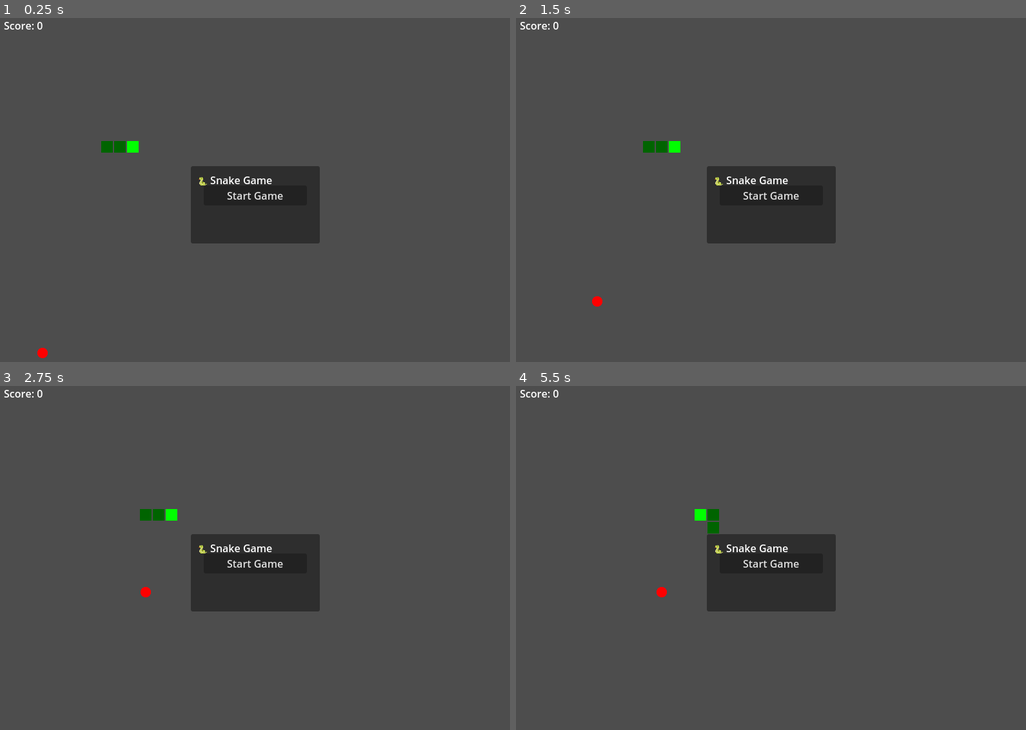
Above: before the commit, frames 1-4 (two rows, left to right).
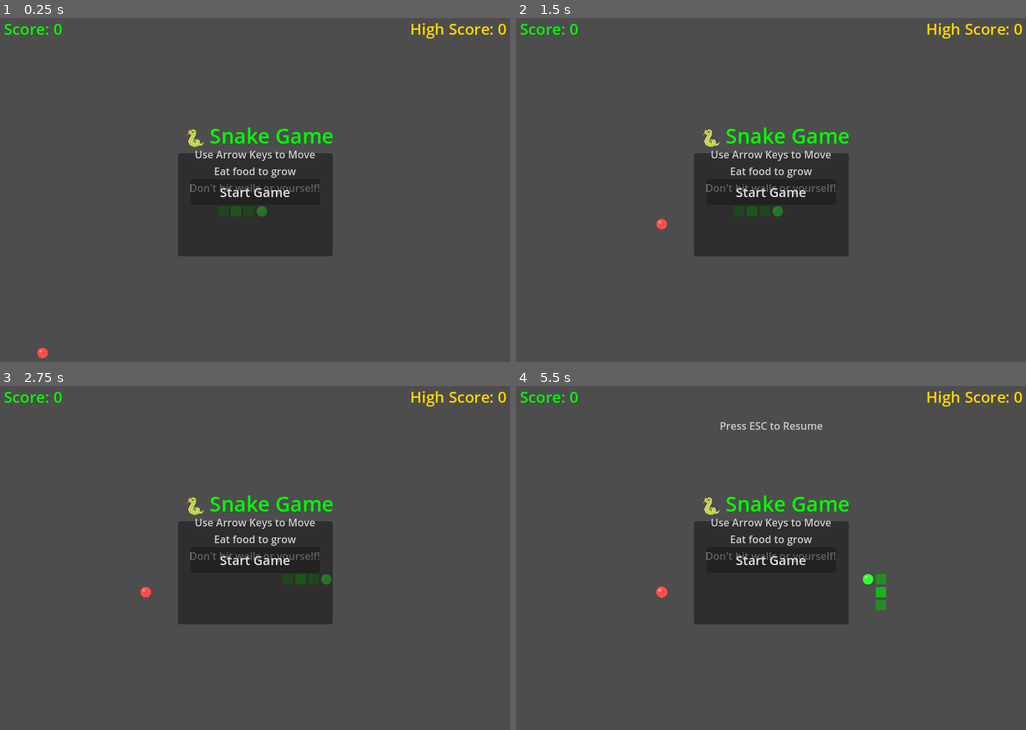
Above: after the commit, the same moments.

Repository: LuckyJunjie/snake-game
Game: Godot game, scene res://scenes/main.tscn
Same seed, same stepped clock (60 frames per second), same inputs: the game is played once before the commit and once after it.
Inputs:
- Up to frame 1 (0.25 s): no input
- Up to frame 2 (1.5 s): click "Start Game" at 0.5 s; click "Start Game" at 1.25 s
- Up to frame 3 (2.75 s): tap Enter (ui_accept) at 2, 2.27 s; hold Right (ui_right) from 2.03 s (still down)
- Up to frame 4 (5.5 s): release Right (ui_right) at 2.78 s; hold Down (ui_down) 2.78-3.53 s; tap Enter (ui_accept) at 3.02, 3.5, 4.52, 5, 5.27 s; hold Right (ui_right) 3.53-4.28 s; hold Up (ui_up) 4.28-5.03 s; hold Left (ui_left) from 5.03 s (still down)

The runs differ from the first frame. In frame 1, 5.6% of the frame differs, in the area x 0-100%, y 1-99%; in frame 2, 5.6%; in frame 3, 5.5%; in frame 4, 5.7%, in the area x 0-100%, y 1-70%.
Error after the commit: Parse Error: Identifier "Directory" not declared in the current scope. Did you mean to use "DirAccess"? (res://scripts/screenshot_capture.gd:85)

Commit message:
Update: main scene and script

Diff:
--- a/scenes/main.tscn
+++ b/scenes/main.tscn
@@ -1,48 +1,41 @@
-[gd_scene load_steps=2 format=3 uid="uid://snake-game-main"]
+[gd_scene load_steps=3 format=3 uid="uid://snake-game-main"]
 
 [ext_resource type="Script" path="res://scripts/main.gd" id="1_main"]
+[ext_resource type="Script" path="res://scripts/screenshot_capture.gd" id="2_screenshot"]
 
 [node name="Main" type="Node2D"]
 script = ExtResource("1_main")
+
+[node name="Background" type="ColorRect" parent="."]
+color = Color(0.1, 0.1, 0.15, 1)
+
+[node name="GridLayer" type="Node2D" parent="."]
 
 [node name="CanvasLayer" type="CanvasLayer" parent="."]
 
 [node name="ScoreLabel" type="Label" parent="CanvasLayer"]
 offset_left = 10.0
 offset_top = 10.0
-offset_right = 150.0
-offset_bottom = 40.0
+offset_right = 200.0
+offset_bottom = 50.0
+theme_override_colors/font_color = Color(0, 1, 0, 1)
+theme_override_font_sizes/font_size = 24
 text = "Score: 0"
 
+[node name="HighScoreLabel" type="Label" parent="CanvasLayer"]
+anchors_preset = 1
+anchor_left = 1.0
+anchor_right = 1.0
+offset_left = -200.0
+offset_top = 10.0
+offset_right = -10.0
+offset_bottom = 50.0
+theme_override_colors/font_color = Color(1, 0.84, 0, 1)
+theme_override_font_sizes/font_size = 24
+text = "High Score: 0"
+horizontal_alignment = 2
+
 [node name="StartPanel" type="Panel" parent="CanvasLayer"]
-anchors_preset = 8
-anchor_left = 0.5
-anchor_top = 0.5
-anchor_right = 0.5
-anchor_bottom = 0.5
-offset_left = -100.0
-offset_top = -60.0
-offset_right = 100.0
-offset_bottom = 60.0
-
-[node name="TitleLabel" type="Label" parent="CanvasLayer/StartPanel"]
-layout_mode = 0
-offset_left = 10.0
-offset_top = 10.0
-offset_right = 190.0
-offset_bottom = 36.0
-text = "🐍 Snake Game"
-
-[node name="StartButton" type="Button" parent="CanvasLayer/StartPanel"]
-layout_mode = 0
-offset_left = 20.0
-offset_top = 30.0
-offset_right = 180.0
-offset_bottom = 60.0
-text = "Start Game"
-
-[node name="GameOverPanel" type="Panel" parent="CanvasLayer"]
-visible = false
 anchors_preset = 8
 anchor_left = 0.5
 anchor_top = 0.5
@@ -53,26 +46,90 @@
 offset_right = 120.0
 offset_bottom = 80.0
 
+[node name="TitleLabel" type="Label" parent="CanvasLayer/StartPanel"]
+layout_mode = 0
+offset_left = 10.0
+offset_top = -50.0
+offset_right = 230.0
+offset_bottom = -24.0
+theme_override_colors/font_color = Color(0, 1, 0, 1)
+theme_override_font_sizes/font_size = 32
+text = "🐍 Snake Game"
+horizontal_alignment = 1
+
+[node name="InstructionsLabel" type="Label" parent="CanvasLayer/StartPanel"]
+layout_mode = 0
+offset_left = 10.0
+offset_top = -10.0
+offset_right = 230.0
+offset_bottom = 26.0
+theme_override_colors/font_color = Color(0.8, 0.8, 0.8, 1)
+text = "Use Arrow Keys to Move
+Eat food to grow
+Don't hit walls or yourself!"
+horizontal_alignment = 1
+
+[node name="StartButton" type="Button" parent="CanvasLayer/StartPanel"]
+layout_mode = 0
+offset_left = 20.0
+offset_top = 40.0
+offset_right = 220.0
+offset_bottom = 80.0
+theme_override_font_sizes/font_size = 20
+text = "Start Game"
+
+[node name="GameOverPanel" type="Panel" parent="CanvasLayer"]
+visible = false
+anchors_preset = 8
+anchor_left = 0.5
+anchor_top = 0.5
+anchor_right = 0.5
+anchor_bottom = 0.5
+offset_left = -140.0
+offset_top = -100.0
+offset_right = 140.0
+offset_bottom = 100.0
+
 [node name="GameOverLabel" type="Label" parent="CanvasLayer/GameOverPanel"]
 layout_mode = 0
 offset_left = 10.0
-offset_top = 10.0
-offset_right = 230.0
-offset_bottom = 36.0
+offset_top = -70.0
+offset_right = 270.0
+offset_bottom = -44.0
+theme_override_colors/font_color = Color(1, 0.2, 0.2, 1)
+theme_override_font_sizes/font_size = 36
 text = "Game Over!"
+horizontal_alignment = 1
 
 [node name="FinalScoreLabel" type="Label" parent="CanvasLayer/GameOverPanel"]
 layout_mode = 0
 offset_left = 10.0
-offset_top = 40.0
-offset_right = 230.0
-offset_bottom = 66.0
+offset_top = -20.0
+offset_right = 270.0
+offset_bottom = 6.0
+theme_override_colors/font_color = Color(1, 1, 1, 1)
+theme_override_font_sizes/font_size = 24
 text = "Final Score: 0"
+horizontal_alignment = 1
 
 [node name="RestartButton" type="Button" parent="CanvasLayer/GameOverPanel"]
 layout_mode = 0
 offset_left = 20.0
-offset_top = 70.0
-offset_right = 220.0
-offset_bottom = 100.0
+offset_top = 30.0
+offset_right = 260.0
+offset_bottom = 70.0
+theme_override_font_sizes/font_size = 20
 text = "Play Again"
+
+[node name="PauseHint" type="Label" parent="CanvasLayer"]
+visible = false
+anchors_preset = 5
+anchor_left = 0.5
+anchor_right = 0.5
+offset_left = -100.0
+offset_top = 60.0
+offset_right = 100.0
+offset_bottom = 90.0
+theme_override_colors/font_color = Color(1, 1, 1, 0.7)
+text = "Press ESC to Resume"
+horizontal_alignment = 1
--- a/scripts/main.gd
+++ b/scripts/main.gd
@@ -1,12 +1,14 @@
 extends Node2D
 
 ## Snake Game Main Script
-## Core game logic for Snake Game
+## Core game logic for Snake Game with complete gameplay
 
 # Game constants
 const GRID_SIZE := 20
 const CELL_SIZE := 20
-const INITIAL_SPEED := 0.3
+const INITIAL_SPEED := 0.2
+const MIN_SPEED := 0.08
+const SPEED_INCREMENT := 0.01
 
 # Game state
 var snake: Array[Vector2] = []
@@ -14,17 +16,27 @@
 var next_direction: Vector2 = Vector2.RIGHT
 var food_position: Vector2 = Vector2.ZERO
 var score: int = 0
+var high_score: int = 0
 var game_speed: float = INITIAL_SPEED
 var game_running: bool = false
 var game_paused: bool = false
+var game_over: bool = false
 
 # UI References
 @onready var score_label: Label = $CanvasLayer/ScoreLabel
+@onready var high_score_label: Label = $CanvasLayer/HighScoreLabel
 @onready var game_over_panel: Control = $CanvasLayer/GameOverPanel
+@onready var start_panel: Control = $CanvasLayer/StartPanel
 @onready var start_button: Button = $CanvasLayer/StartPanel/StartButton
+@onready var restart_button: Button = $CanvasLayer/GameOverPanel/RestartButton
+@onready var pause_hint: Label = $CanvasLayer/PauseHint
+@onready var grid_layer: Node2D = $GridLayer
 
 # Timer for snake movement
 var move_timer: Timer = Timer.new()
+
+# Food animation
+var food_pulse_time: float = 0.0
 
 func _ready() -> void:
 	# Setup timer
@@ -35,30 +47,60 @@
 	# Connect UI signals
 	if start_button:
 		start_button.pressed.connect(_on_start_button_pressed)
+	if restart_button:
+		restart_button.pressed.connect(_on_restart_button_pressed)
+
+	# Load high score
+	_load_high_score()
+
+	# Draw initial grid
+	_draw_grid()
 
 	# Initialize game
 	_initialize_game()
 
 func _initialize_game() -> void:
-	snake = [Vector2(10, 10), Vector2(9, 10), Vector2(8, 10)]
+	# Reset snake to center
+	var center_x = int(get_viewport_rect().size.x / CELL_SIZE / 2)
+	var center_y = int(get_viewport_rect().size.y / CELL_SIZE / 2)
+	snake = [
+		Vector2(center_x, center_y),
+		Vector2(center_x - 1, center_y),
+		Vector2(center_x - 2, center_y),
+		Vector2(center_x - 3, center_y)
+	]
+
 	direction = Vector2.RIGHT
 	next_direction = Vector2.RIGHT
 	score = 0
 	game_speed = INITIAL_SPEED
 	game_running = false
 	game_paused = false
+	game_over = false
 
 	_spawn_food()
 	_update_score_display()
+	_update_high_score_display()
 	_hide_game_over()
 	_show_start_panel()
 
+	# Redraw
+	queue_redraw()
+
 func _process(delta: float) -> void:
+	food_pulse_time += delta * 5.0
+
 	if not game_running:
 		return
 
 	# Handle input
 	_handle_input()
+
+	# Update pause hint
+	if game_paused:
+		pause_hint.visible = true
+	else:
+		pause_hint.visible = false
 
 func _handle_input() -> void:
 	if Input.is_action_just_pressed("ui_up") and direction != Vector2.DOWN:
@@ -71,9 +113,12 @@
 		next_direction = Vector2.RIGHT
 	elif Input.is_action_just_pressed("ui_accept"):
 		_toggle_pause()
+	elif Input.is_action_just_pressed("ui_cancel"):
+		if game_running:
+			_toggle_pause()
 
 func _on_move_timer_timeout() -> void:
-	if not game_running or game_paused:
+	if not game_running or game_paused or game_over:
 		return
 
 	# Apply next direction
@@ -110,8 +155,8 @@
 	queue_redraw()
 
 func _is_wall_collision(pos: Vector2) -> bool:
-	var grid_width: int = get_viewport_rect().size.x / CELL_SIZE
-	var grid_height: int = get_viewport_rect().size.y / CELL_SIZE
+	var grid_width: int = int(get_viewport_rect().size.x / CELL_SIZE)
+	var grid_height: int = int(get_viewport_rect().size.y / CELL_SIZE)
 	return pos.x < 0 or pos.x >= grid_width or pos.y < 0 or pos.y >= grid_height
 
 func _is_self_collision(pos: Vector2) -> bool:
@@ -121,50 +166,85 @@
 	return false
 
 func _spawn_food() -> void:
-	var grid_width: int = get_viewport_rect().size.x / CELL_SIZE
-	var grid_height: int = get_viewport_rect().size.y / CELL_SIZE
+	var grid_width: int = int(get_viewport_rect().size.x / CELL_SIZE)
+	var grid_height: int = int(get_viewport_rect().size.y / CELL_SIZE)
 
 	var valid_position: bool = false
-	while not valid_position:
+	var attempts: int = 0
+	var max_attempts: int = 100
+
+	while not valid_position and attempts < max_attempts:
 		food_position = Vector2(
 			randi() % grid_width,
 			randi() % grid_height
 		)
 		valid_position = not food_position in snake
+		attempts += 1
+
+	# If we couldn't find a valid position after max attempts,
+	# try a different approach - find an empty spot
+	if not valid_position:
+		for x in range(grid_width):
+			for y in range(grid_height):
+				var test_pos = Vector2(x, y)
+				if not test_pos in snake:
+					food_position = test_pos
+					valid_position = true
+					break
+			if valid_position:
+				break
 
 func _increase_speed() -> void:
-	# Increase speed every 50 points
-	if score % 50 == 0:
-		game_speed = max(0.1, game_speed - 0.02)
-		move_timer.wait_time = game_speed
+	# Increase speed gradually
+	game_speed = max(MIN_SPEED, game_speed - SPEED_INCREMENT)
+	move_timer.wait_time = game_speed
 
 func _update_score_display() -> void:
 	if score_label:
 		score_label.text = "Score: " + str(score)
 
+func _update_high_score_display() -> void:
+	if high_score_label:
+		high_score_label.text = "High Score: " + str(high_score)
+
 func _toggle_pause() -> void:
+	if not game_running or game_over:
+		return
+
 	game_paused = not game_paused
+	move_timer.paused = game_paused
 
 func _game_over() -> void:
+	game_over = true
 	game_running = false
 	move_timer.stop()
+
+	# Update high score
+	if score > high_score:
+		high_score = score
+		_save_high_score()
+		_update_high_score_display()
+
 	_show_game_over()
 
 func _show_game_over() -> void:
 	if game_over_panel:
 		game_over_panel.visible = true
 
+	# Update final score label
+	var final_score_label = game_over_panel.get_node_or_null("FinalScoreLabel")
+	if final_score_label:
+		final_score_label.text = "Final Score: " + str(score)
+
 func _hide_game_over() -> void:
 	if game_over_panel:
 		game_over_panel.visible = false
 
 func _show_start_panel() -> void:
-	var start_panel = get_node_or_null("CanvasLayer/StartPanel")
 	if start_panel:
 		start_panel.visible = true
 
 func _hide_start_panel() -> void:
-	var start_panel = get_node_or_null("CanvasLayer/StartPanel")
 	if start_panel:
 		start_panel.visible = false
 
@@ -172,25 +252,102 @@
 	_hide_start_panel()
 	_initialize_game()
 	game_running = true
+	game_paused = false
 	move_timer.start()
 
+func _on_restart_button_pressed() -> void:
+	_initialize_game()
+	game_running = true
+	game_paused = false
+	move_timer.start()
+
 func _draw() -> void:
+	# Draw grid
+	_draw_grid()
+
 	# Draw snake
 	for i in range(snake.size()):
-		var color: Color = Color.GREEN if i == 0 else Color.DARK_GREEN
-		_draw_cell(snake[i], color)
-
-	# Draw food
-	_draw_cell(food_position, Color.RED, true)
-
-func _draw_cell(pos: Vector2, color: Color, is_circle: bool = false) -> void:
-	var rect := Rect2(
-		pos.x * CELL_SIZE + 1,
-		pos.y * CELL_SIZE + 1,
-		CELL_SIZE - 2,
-		CELL_SIZE - 2
+		var color: Color
+		if i == 0:
+			# Head - brighter green
+			color = Color(0.2, 1.0, 0.2, 1.0)
+		elif i % 2 == 0:
+			# Even segments
+			color = Color(0.1, 0.7, 0.1, 1.0)
+		else:
+			# Odd segments
+			color = Color(0.15, 0.55, 0.15, 1.0)
+		_draw_cell(snake[i], color, i == 0)
+
+	# Draw food with pulse effect
+	var pulse_scale = 1.0 + sin(food_pulse_time) * 0.1
+	_draw_cell(food_position, Color(1.0, 0.3, 0.3, 1.0), true, pulse_scale)
+
+func _draw_cell(pos: Vector2, color: Color, is_head_or_food: bool = false, scale: float = 1.0) -> void:
+	var cell_center = Vector2(
+		pos.x * CELL_SIZE + CELL_SIZE / 2,
+		pos.y * CELL_SIZE + CELL_SIZE / 2
 	)
-	if is_circle:
-		draw_circle(rect.get_center(), CELL_SIZE / 2 - 2, color)
+	var radius = (CELL_SIZE / 2 - 2) * scale
+
+	if is_head_or_food:
+		# Draw circle for head and food
+		draw_circle(cell_center, radius, color)
+		# Add highlight
+		draw_circle(cell_center - Vector2(3, 3), radius * 0.3, Color(1, 1, 1, 0.3))
 	else:
+		# Draw rounded rectangle for body segments
+		var rect = Rect2(
+			pos.x * CELL_SIZE + 2,
+			pos.y * CELL_SIZE + 2,
+			CELL_SIZE - 4,
+			CELL_SIZE - 4
+		)
 		draw_rect(rect, color)
+
+func _draw_grid() -> void:
+	if not grid_layer:
+		return
+
+	var viewport_size = get_viewport_rect().size
+	var grid_color = Color(0.2, 0.2, 0.25, 0.5)
+
+	# Draw vertical lines
+	for x in range(0, int(viewport_size.x), CELL_SIZE):
+		grid_layer.draw_line(
+			Vector2(x, 0),
+			Vector2(x, viewport_size.y),
+			grid_color,
+			1.0
+		)
+
+	# Draw horizontal lines
+	for y in range(0, int(viewport_size.y), CELL_SIZE):
+		grid_layer.draw_line(
+			Vector2(0, y),
+			Vector2(viewport_size.x, y),
+			grid_color,
+			1.0
+		)
+
+func _load_high_score() -> void:
+	var config = ConfigFile.new()
+	var err = config.load("user://snake_game.ini")
+	if err == OK:
+		high_score = config.get_value("game", "high_score", 0)
+		_update_high_score_display()
+
+func _save_high_score() -> void:
+	var config = ConfigFile.new()
+	config.set_value("game", "high_score", high_score)
+	config.save("user://snake_game.ini")
+
+func get_game_state() -> Dictionary:
+	return {
+		"score": score,
+		"high_score": high_score,
+		"game_running": game_running,
+		"game_paused": game_paused,
+		"game_over": game_over,
+		"snake_size": snake.size()
+	}
